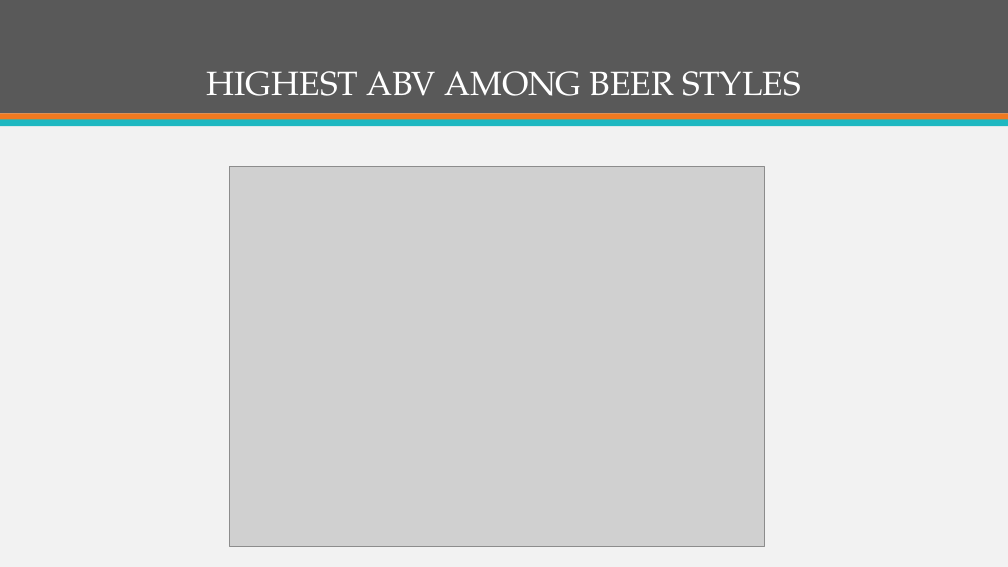
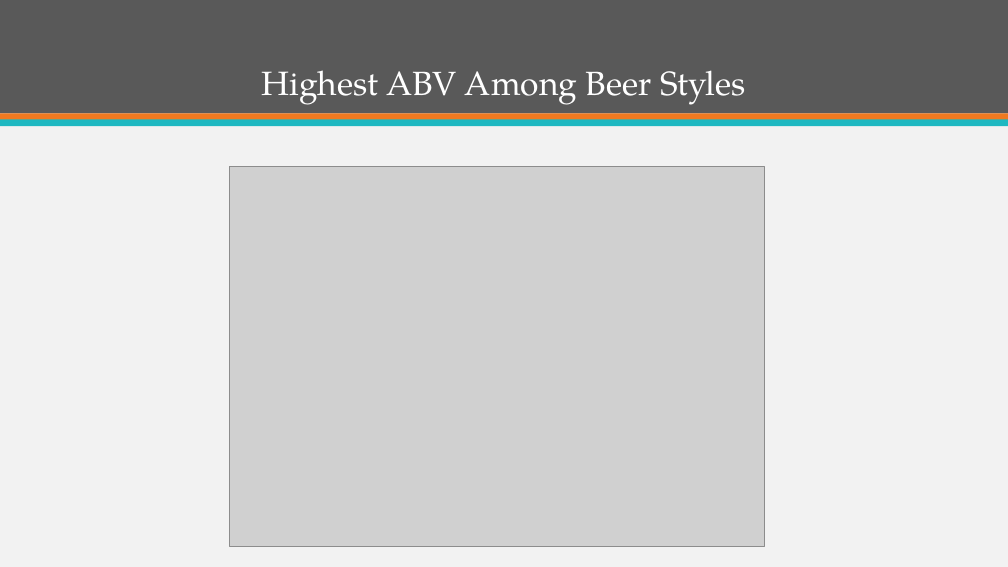
Before and after one commit to ItsGreyedOut/Brewery-Startup, a slide deck: slide 4 of presentation.pptx. Drawn at 1008x567 pixels with LibreOffice and Linux fonts; fonts in the diff are those of the drawing; grey boxes stand for pictures. Boxes give left, top, right and bottom in pixels: in the first picture for what was removed or moved away, otherwise in the second. Text is boxed around its words. In the diff, an @@ line names an element or a change of style, - is before the commit and + after.

```diff
--- a/presentation.pptx
+++ b/presentation.pptx
@@ title at (x1=262, y1=70, x2=746, y2=105): text changed @@
-HIGHEST ABV AMONG BEER STYLES
+Highest ABV Among Beer Styles
```
Also in this commit, not shown: 6 other slides changed, 2 other files.
